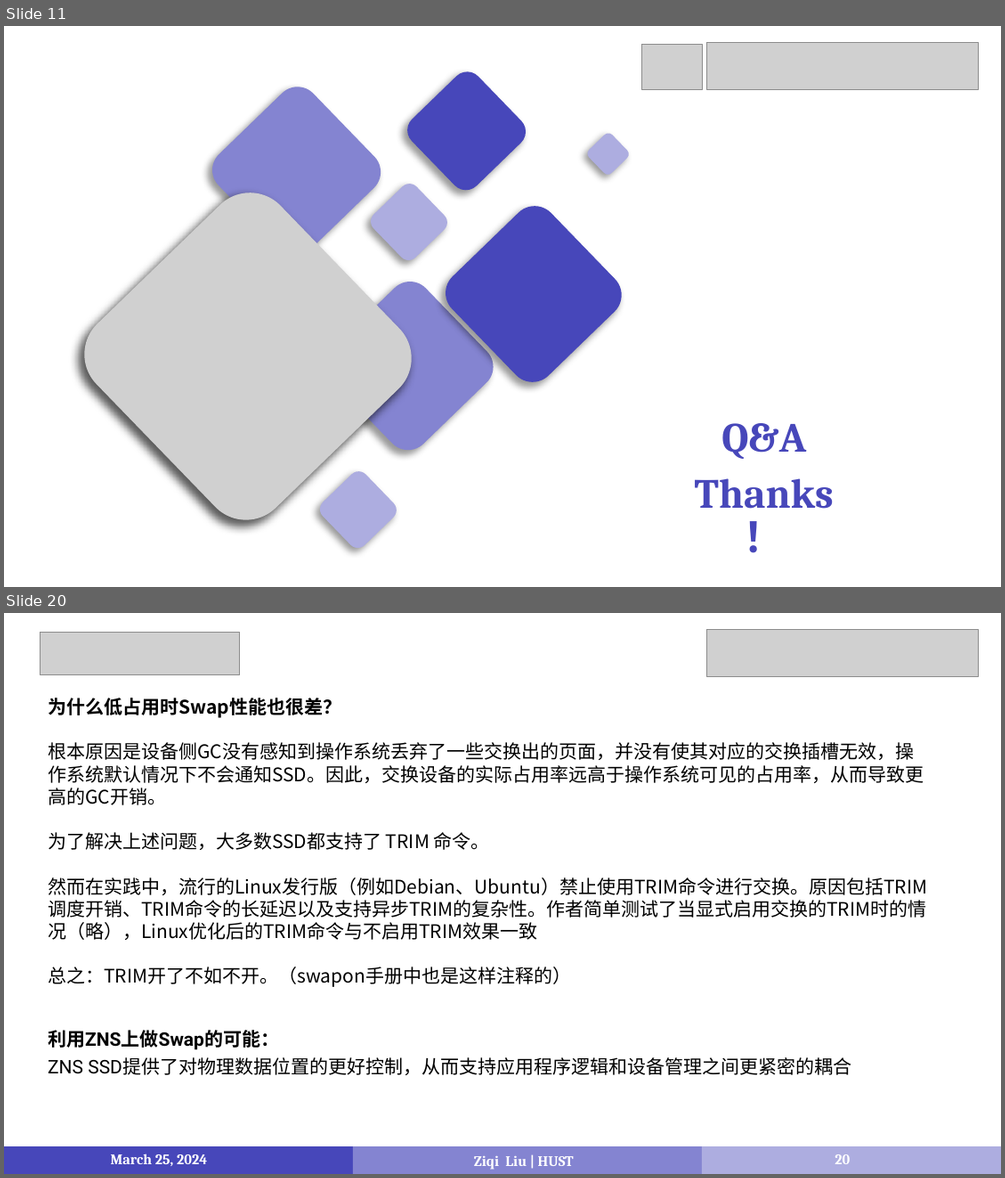
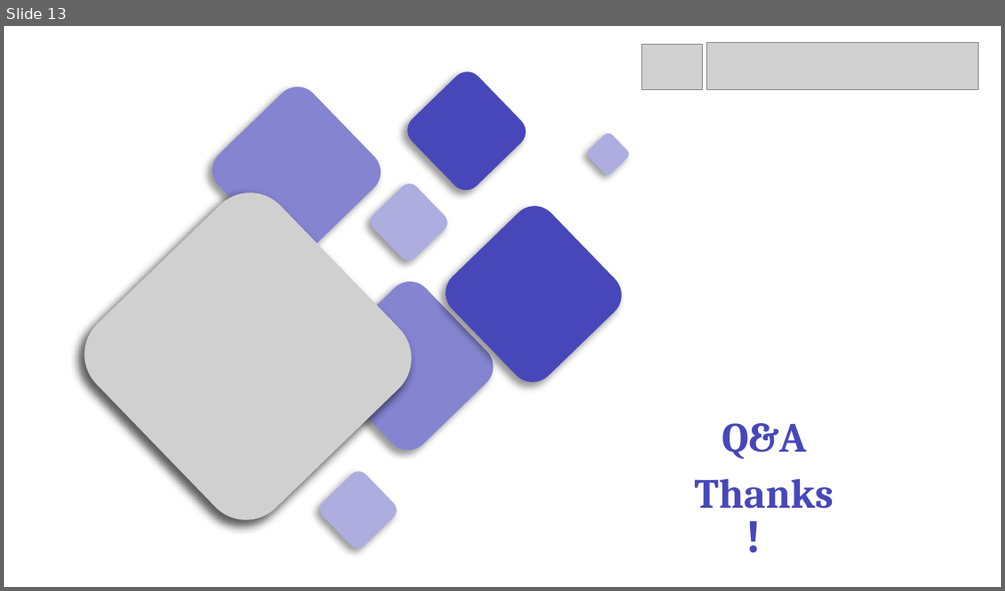
Before and after one commit to LiuziqiOvO/md, a slide deck: Paper/报告/5_ZoneKV .pptx. Shown one above the other, each under a label of ours: slides 11 and 20 before the commit, slide 13 after it; the slides between them are not shown. The pictures are 1005x1178 and 1005x591 pixels, drawn with LibreOffice and Linux fonts; fonts in the diff are those of the drawing; grey boxes stand for pictures. Boxes give left, top, right and bottom in pixels: in the first picture for what was removed or moved away, otherwise in the second. Text is boxed around its words. In the diff, an @@ line names an element or a change of style, - is before the commit and + after.

```diff
--- a/Paper/报告/5_ZoneKV .pptx
+++ b/Paper/报告/5_ZoneKV .pptx
@@ slide 20 removed at (x1=4, y1=613, x2=1001, y2=1174), background #FFFFFF @@
@@ picture removed at (x1=40, y1=632, x2=241, y2=675) @@
@@ picture removed at (x1=707, y1=629, x2=979, y2=676) @@
@@ text removed at (x1=48, y1=698, x2=927, y2=987) @@
-为什么低占用时Swap性能也很差？
-根本原因是设备侧GC没有感知到操作系统丢弃了一些交换出的页面，并没有使其对应的交换插槽无效，操作系统默认情况下不会通知SSD。因此，交换设备的实际占用率远高于操作系统可见的占用率，从而导致更高的GC开销。
-为了解决上述问题，大多数SSD都支持了 TRIM 命令。
-然而在实践中，流行的Linux发行版（例如Debian、Ubuntu）禁止使用TRIM命令进行交换。原因包括TRIM调度开销、TRIM命令的长延迟以及支持异步TRIM的复杂性。作者简单测试了当显式启用交换的TRIM时的情况（略），Linux优化后的TRIM命令与不启用TRIM效果一致
-总之：TRIM开了不如不开。（swapon手册中也是这样注释的）
@@ text removed at (x1=48, y1=1030, x2=851, y2=1075) @@
-利用ZNS上做Swap的可能：
-ZNS SSD提供了对物理数据位置的更好控制，从而支持应用程序逻辑和设备管理之间更紧密的耦合
@@ rectangle removed at (x1=4, y1=1146, x2=353, y2=1174) @@
@@ rectangle removed at (x1=353, y1=1146, x2=703, y2=1174) @@
@@ rectangle removed at (x1=702, y1=1146, x2=1001, y2=1174) @@
@@ text removed at (x1=111, y1=1153, x2=207, y2=1166) @@
-March 25, 2024
@@ text removed at (x1=474, y1=1156, x2=574, y2=1169) @@
-Ziqi Liu | HUST
@@ page number removed at (x1=834, y1=1154, x2=850, y2=1164) @@
-20
@@ what was slide 11 is now slide 13 @@
```
Also in this commit, not shown: 14 slides changed, 7 slides added, 11 other slides removed, 3 other files.
